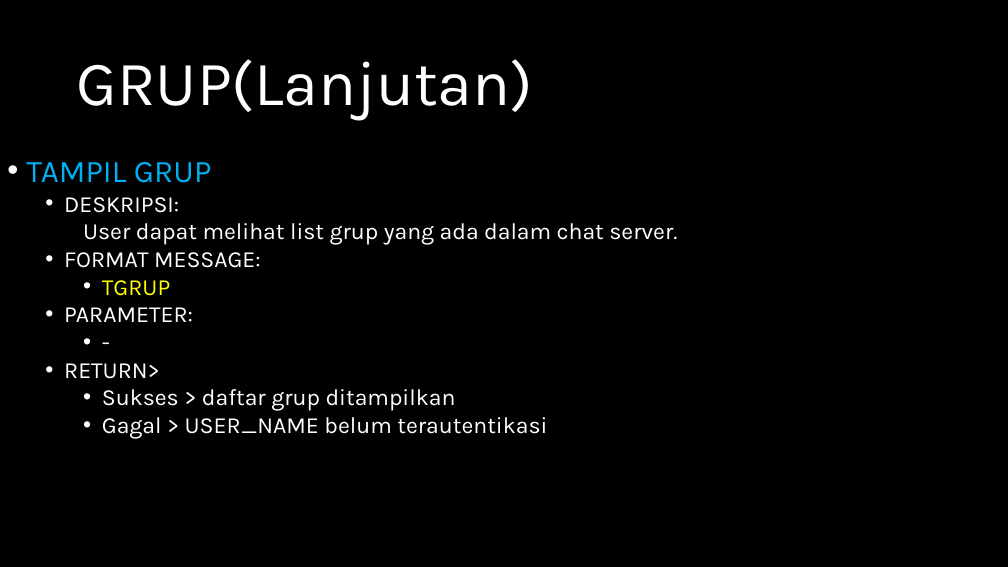
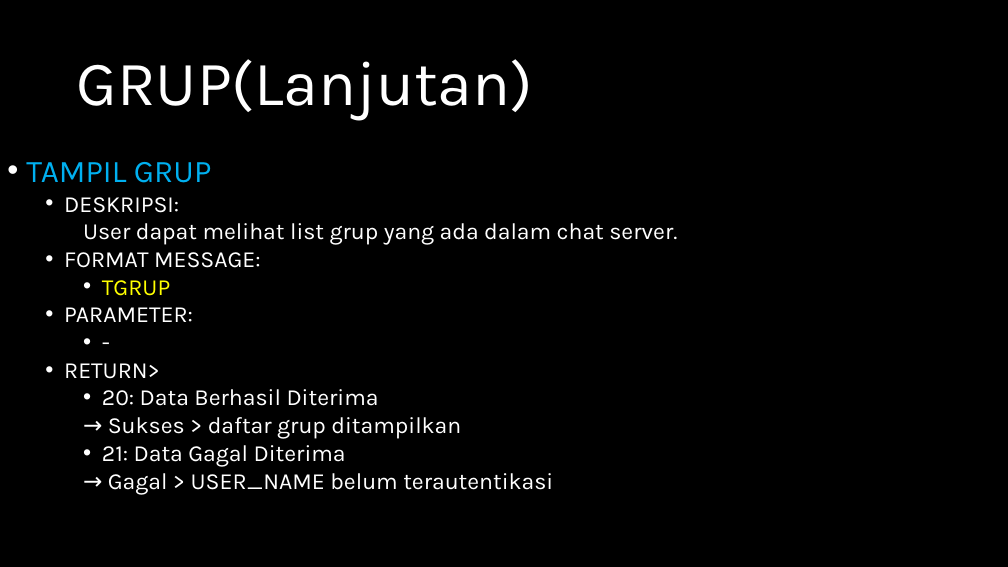
Before and after one commit to jeffrynasri/Kuliah-Progjar-E, a slide deck: slide 10 of TUGAS2_CHATSERVER/DRAFT-CHAT-SERVER.pptx. Drawn at 1008x567 pixels with LibreOffice and Linux fonts; fonts in the diff are those of the drawing. Boxes give left, top, right and bottom in pixels: in the first picture for what was removed or moved away, otherwise in the second. Text is boxed around its words. In the diff, an @@ line names an element or a change of style, - is before the commit and + after.

```diff
--- a/TUGAS2_CHATSERVER/DRAFT-CHAT-SERVER.pptx
+++ b/TUGAS2_CHATSERVER/DRAFT-CHAT-SERVER.pptx
@@ text at (x1=102, y1=389, x2=553, y2=494): text changed @@
-    • Sukses > daftar grup ditampilkan
-    • Gagal > USER_NAME belum terautentikasi
+    • 20: Data Berhasil Diterima
+    → Sukses > daftar grup ditampilkan
+    • 21: Data Gagal Diterima
+    → Gagal > USER_NAME belum terautentikasi
```
Also in this commit, not shown: 12 other slides changed.
